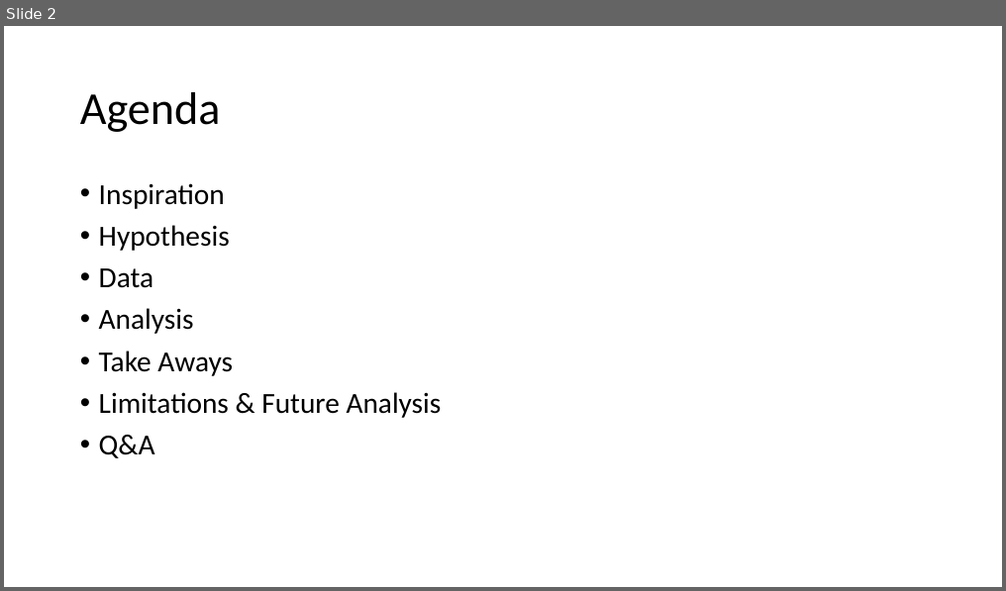
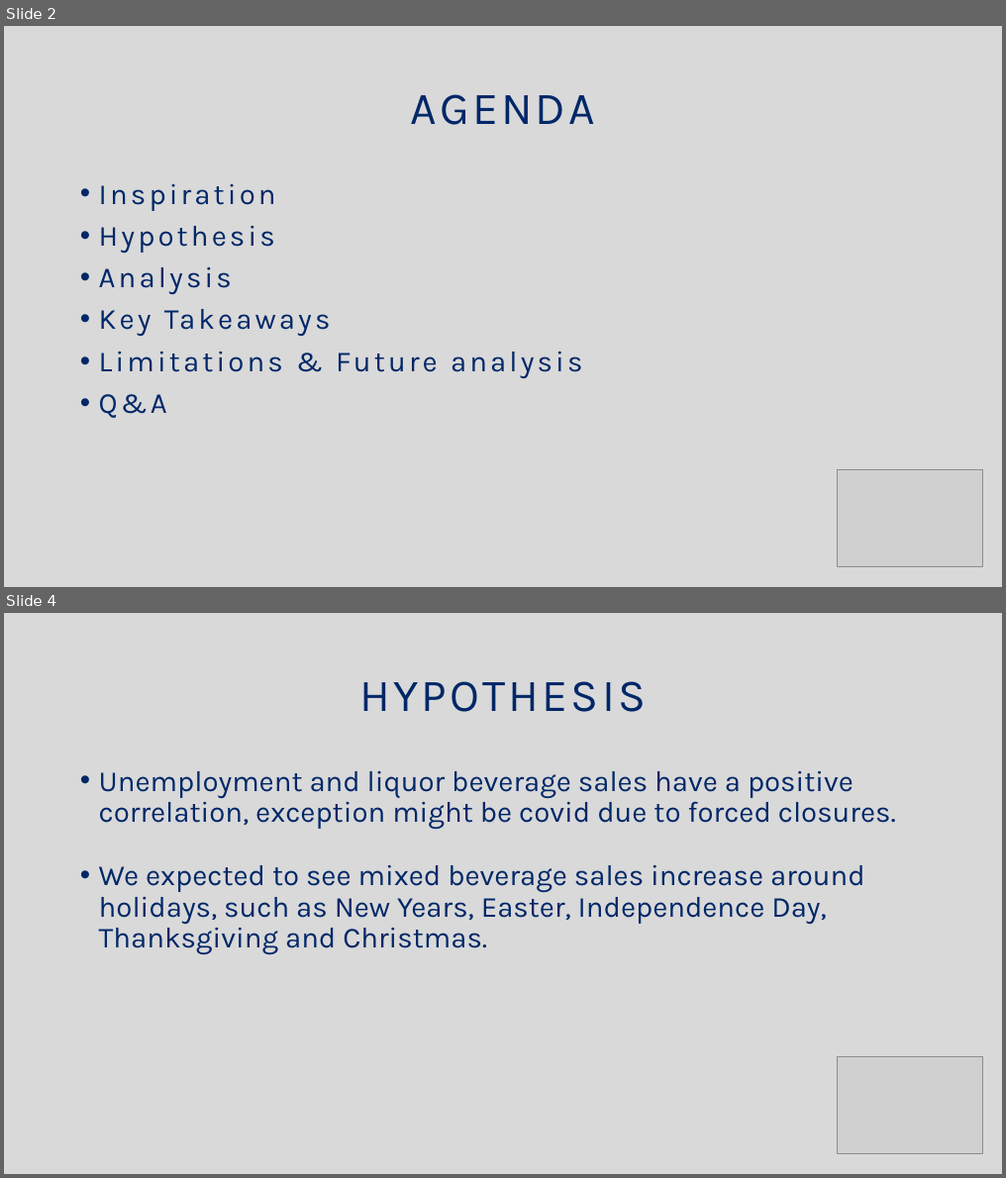
Before and after one commit to KelliDSmith/SMU_Project1_Group1, a slide deck: Group1 - Mixed Beverage Analysis.pptx. Shown one above the other, each under a label of ours: slide 2 before the commit, slides 2 and 4 after it; the slides between them are not shown. The pictures are 1006x591 and 1006x1178 pixels, drawn with LibreOffice and Linux fonts; fonts in the diff are those of the drawing; grey boxes stand for pictures. Boxes give left, top, right and bottom in pixels: in the first picture for what was removed or moved away, otherwise in the second. Text is boxed around its words. In the diff, an @@ line names an element or a change of style, - is before the commit and + after.

```diff
--- a/Group1 - Mixed Beverage Analysis.pptx
+++ b/Group1 - Mixed Beverage Analysis.pptx
@@ slide 4 added at [4,613,1002,1174], background #FFFFFF @@
@@ rectangle added at [4,613,1002,1174], fill #D9D9D9 @@
@@ title added at [359,681,646,712], 44 pt, text #002768 @@
+HYPOTHESIS
@@ text added at [99,771,896,956], 28 pt, text #002768 @@
+• Unemployment and liquor beverage sales have a positive correlation, exception might be covid due to forced closures.
+• We expected to see mixed beverage sales increase around holidays, such as New Years, Easter, Independence Day, Thanksgiving and Christmas.
@@ picture added at [838,1058,983,1155] @@
@@ slide 2 changed as well @@
@@ rectangle added at [4,26,1002,587], fill #D9D9D9 @@
@@ title at [411,94,595,125]: text changed; font Calibri to Karla; text colour #000000 to #002768 @@
-Agenda
+AGENDA
@@ text at [99,184,276,418]: font Calibri to Karla, text colour #000000 to #002768, letter spacing 0 to 3 pt in "Inspiration", "Hypothesis", "Analysis", "Q&A" @@
@@ text at [99,269,153,288]: paragraph removed @@
-• Data
@@ text at [99,351,442,418]: text changed; font Calibri to Karla; text colour #000000 to #002768 @@
-• Take Aways
-• Limitations & Future Analysis
+• Key Takeaways
+• Limitations & Future analysis
@@ picture added at [838,471,983,568] @@
```
Also in this commit, not shown: 2 other slides changed, 19 other slides added, 13 slides removed.
